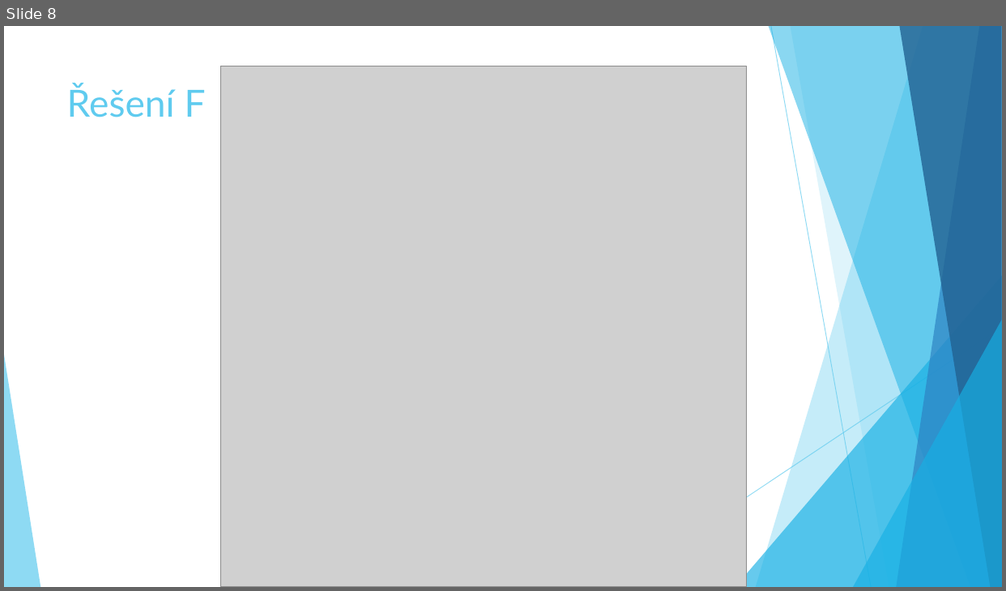
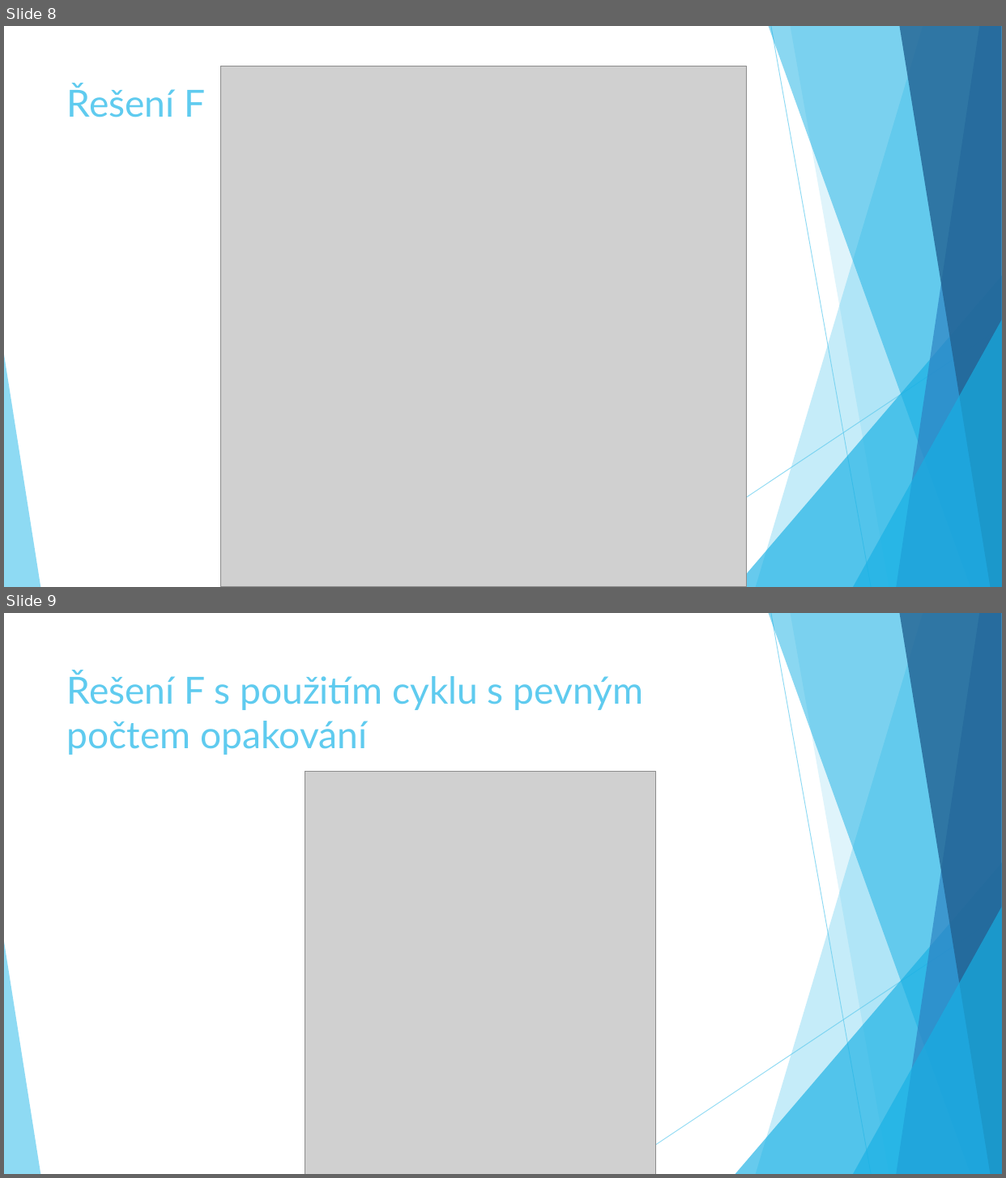
Before and after one commit to dawissl/hradebni, a slide deck: Prezentace/PGM_algoritmy k procvičení II.pptx. Shown one above the other, each under a label of ours: slide 8 before the commit, slides 8 and 9 after it. The pictures are 1006x591 and 1006x1178 pixels, drawn with LibreOffice and Linux fonts; fonts in the diff are those of the drawing; grey boxes stand for pictures. Boxes give left, top, right and bottom in pixels: in the first picture for what was removed or moved away, otherwise in the second. Text is boxed around its words. In the diff, an @@ line names an element or a change of style, - is before the commit and + after.

Commit message:
add other solution for example F using cycle with known number of steps

```diff
--- a/Prezentace/PGM_algoritmy k procvičení II.pptx
+++ b/Prezentace/PGM_algoritmy k procvičení II.pptx
@@ slide 9 added at bbox=[4, 613, 1002, 1174], background #FFFFFF; not listed: 10 template elements that a slide beside it also shows @@
@@ title added at bbox=[67, 671, 644, 755], 36 pt, text #5FCBEF @@
+Řešení F s použitím cyklu s pevným počtem opakování
@@ picture added at bbox=[305, 771, 656, 1174] @@
```
